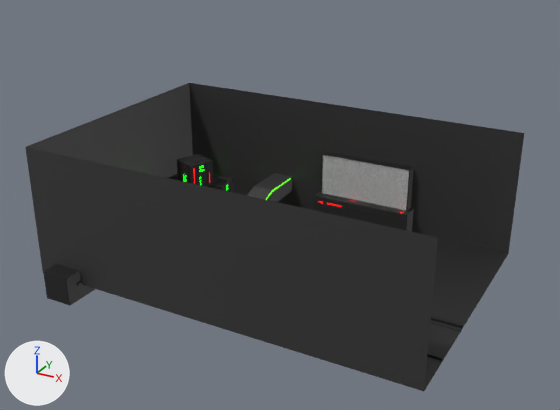
The Blender file Assets/Blender/menubackground.blend, before and after one commit.
The view is the same before and after, from a 50 mm lens placed at (2.56, -4.66, 2.82), pointed at (0.03, -0.08, 0.52). Arrows for +X, +Y and +Z are at lower left; the lights stay in place.
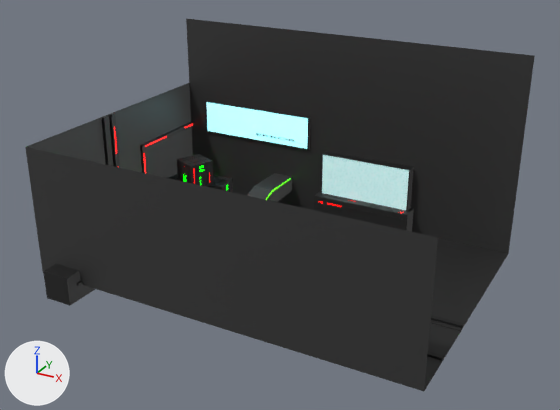
Changed parts and their boxes (x1, y1, x2, y2) in the pictures (560 x 410 px):
'Plane.001', reshaped (37% taller): before (189, 83, 524, 254); after (186, 19, 535, 254)
'Cube', surface changed: (318, 151, 412, 216) in both
part 1 of me_plane_001, added (black): after (186, 19, 535, 133)
part 2 of me_plane_001, built on: before (206, 101, 311, 149); after (205, 101, 311, 150)
part 3 of me_plane_003, added (black): after (26, 83, 193, 178)

Diff of the bpy script that builds the scene:
```diff
--- a/Assets/Blender/menubackground.blend.py
+++ b/Assets/Blender/menubackground.blend.py
@@ mat_material_016 @@
 n1 = _N.new('ShaderNodeBsdfPrincipled'); n1.name = 'Principled BSDF'
 n1.subsurface_method = 'RANDOM_WALK_SKIN'
+n1.inputs[28].default_value = 0.5  # 'Emission Strength'
 n2 = _N.new('ShaderNodeTexNoise'); n2.name = 'Noise Texture'
@@ mat_material_028 @@
+mat_material_028 = principled_material('Material.028')
+mat_material_028.base_color = (0.01, 0.01, 0.01)  # black #191919
@@ mat_material_029 @@
+mat_material_029 = principled_material('Material.029')
+mat_material_029.base_color = (1.0, 0.0, 0.0)  # red #ff0000
+mat_material_029.emission_color = (1.0, 0.0, 0.0)  # red #ff0000
+mat_material_029.emission_strength = 5.0
@@ mat_material_026 @@
+mat_material_026 = principled_material('Material.026')
+mat_material_026.base_color = (0.01, 0.01, 0.01)  # black #191919
@@ mat_material_027 @@
+mat_material_027 = principled_material('Material.027')
+mat_material_027.base_color = (0.8, 0.8, 0.8)  # white #e7e7e7
+mat_material_027.emission_color = (0.219, 0.915, 1.0)  # cyan #81f5ff
+mat_material_027.emission_strength = 1.0
@@ me_plane_001 @@
 # used by ob_plane_001; location = (0.0, 1.0, 0.5); rotation_euler = (1.571, 0.0, 0.0), in degrees (90, 0, 0); scale = (1.5, 0.5, 1.0)
-me_plane_001.from_pydata(...)  # 193 vertices, 169 faces; spans x -1.0..1.0, y -1.12..1.0, z 0.0..0.49
+me_plane_001.from_pydata(...)  # 259 vertices, 234 faces; spans x -1.0..1.0, y -1.12..2.15, z 0.0..0.49
+# me_plane_001 part 1
+# 18 new vertices lie (0.0, 1.15, 0.0) away from vertices in x -1.0..1.0, y 1.0, z 0.0
+# 17 new faces join them, mat_material_017 (black #353535)
+# me_plane_001 part 2
+# 5 vertices are removed from x -0.76..-0.29, y 0.43, z 0.0
+# 12 faces are deleted
+# 38 vertices are added at x -0.88..-0.18, y 0.14..0.71, z 0.02
+# 5 new vertices lie (0.0, 0.28, 0.0) away from vertices in x -0.76..-0.29, y 0.15, z 0.02
+# 5 new vertices lie (-0.11, 0.0, 0.0) away from vertices in x -0.76, y 0.15..0.7, z 0.02
+# 5 new vertices lie (0.1, 0.0, 0.0) away from vertices in x -0.29, y 0.15..0.7, z 0.02
+# 48 new faces join them, mat_material_026 (black #191919)
+# 12 new faces join them, mat_material_027 (white #e7e7e7)
 me_plane_001.materials.append(mat_material_017)
 me_plane_001.materials.append(mat_material_021)
+me_plane_001.materials.append(mat_material_026)  # black #191919
+me_plane_001.materials.append(mat_material_027)  # white #e7e7e7
@@ me_plane_003 @@
 # used by ob_plane_003; location = (-1.5, 0.0, 0.5); rotation_euler = (0.0, 1.571, 0.0), in degrees (0, 90, 0); scale = (0.5, 1.0, 1.0)
-me_plane_003.from_pydata(...)  # 4 vertices, 1 face; spans x -1.0..1.0, y -1.0..1.0, z 0.0
+me_plane_003.from_pydata(...)  # 474 vertices, 437 faces; spans x -1.0..1.0, y -1.0..1.0, z 0.0..0.03
+# me_plane_003 part 3: 470 vertices added at x -1.0..1.0, y -1.0..1.0, z 0.0..0.03
 me_plane_003.materials.append(mat_material_019)
+me_plane_003.materials.append(mat_material_028)  # black #191919
+me_plane_003.materials.append(mat_material_029)  # red #ff0000
```
